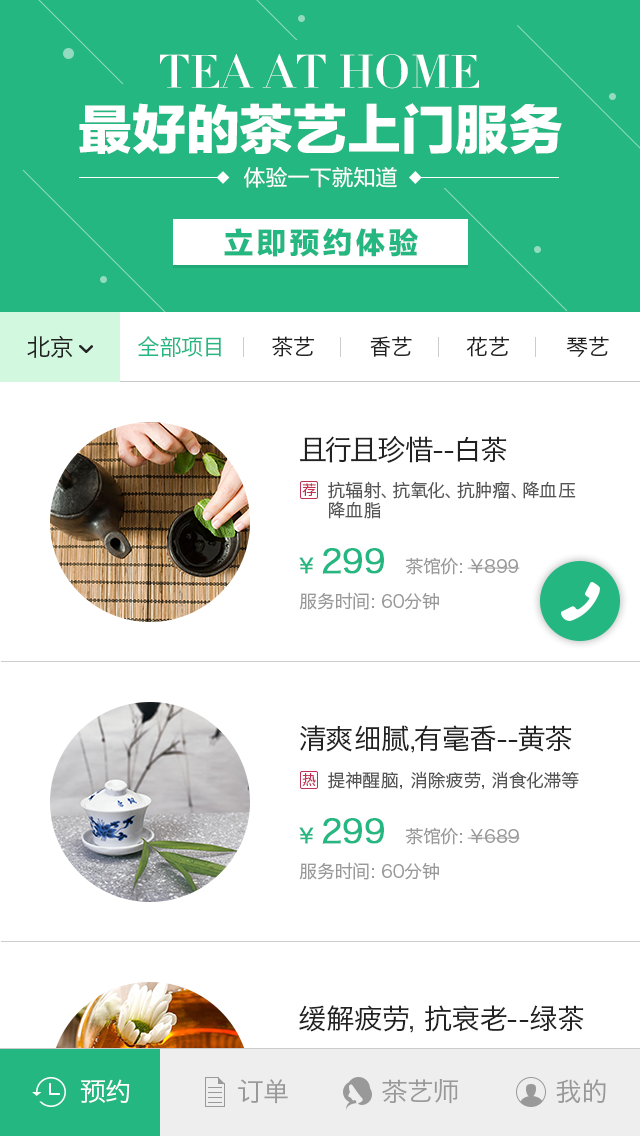
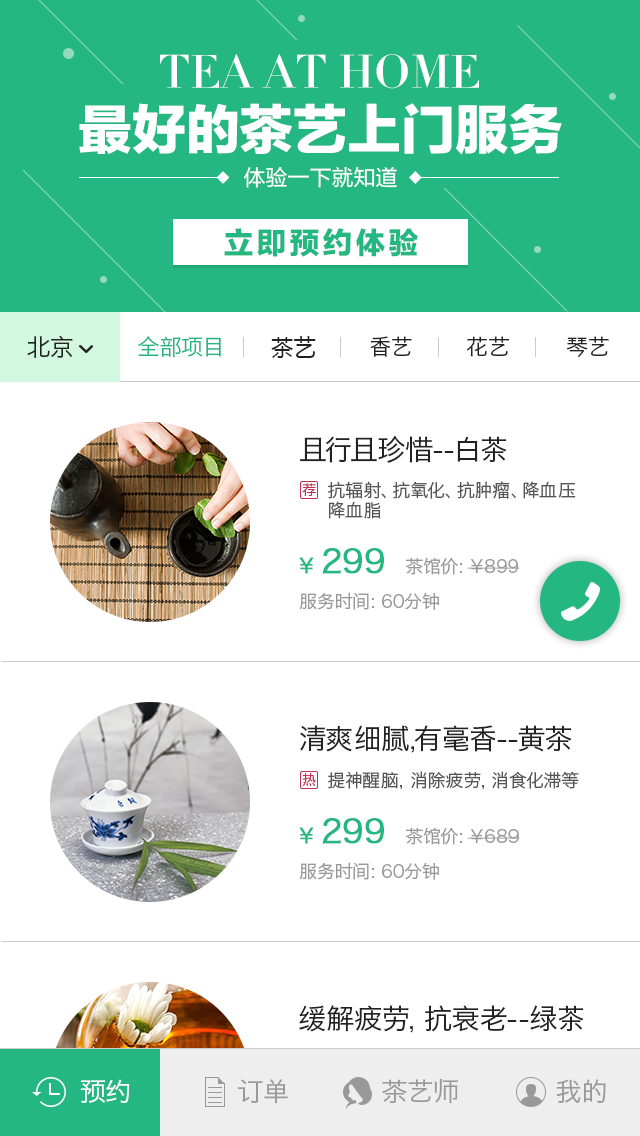
Revision of a layered 640x1136 image; what changed, layer by layer:
painted on "茶艺" over [271, 336, 316, 358]
